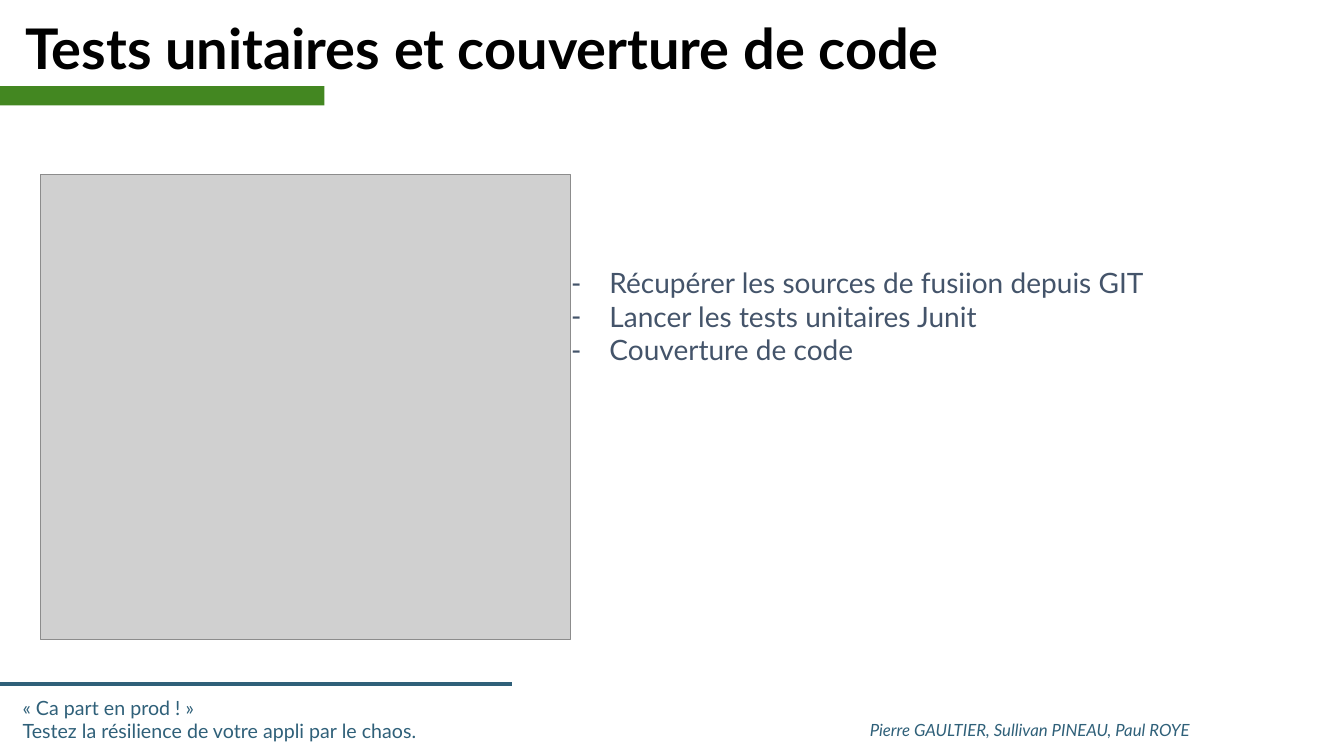
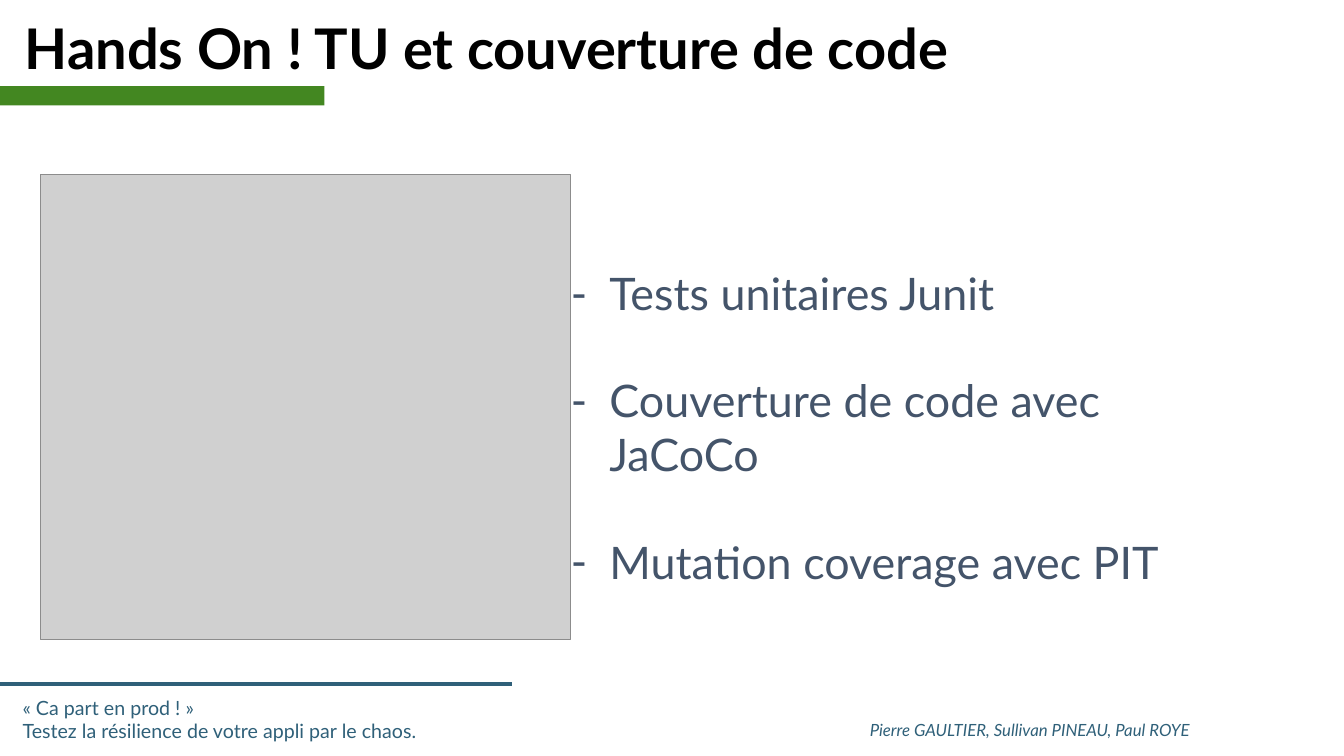
Before and after one commit to SII-Codelab-Chaos/Codelab-Chaos-TP, a slide deck: slide 11 of Hands-On -Chaos - SLIDES.pptx. Drawn at 1344x756 pixels with LibreOffice and Linux fonts; fonts in the diff are those of the drawing; grey boxes stand for pictures; background and template pictures are left out. Boxes give left, top, right and bottom in pixels: in the first picture for what was removed or moved away, otherwise in the second. Text is boxed around its words. In the diff, an @@ line names an element or a change of style, - is before the commit and + after.

```diff
--- a/Hands-On -Chaos - SLIDES.pptx
+++ b/Hands-On -Chaos - SLIDES.pptx
@@ text at [25,27,948,70]: text changed @@
-Tests unitaires et couverture de code
+Hands On ! TU et couverture de code
@@ text at [609,277,1159,587]: text changed; size 20 to 32 pt @@
-– Récupérer les sources de fusiion depuis GIT
-– Lancer les tests unitaires Junit
-– Couverture de code
+– Tests unitaires Junit
+– Couverture de code avec JaCoCo
+– Mutation coverage avec PIT
```
Also in this commit, not shown: 5 other slides changed, 2 slides added, 2 slides removed.
